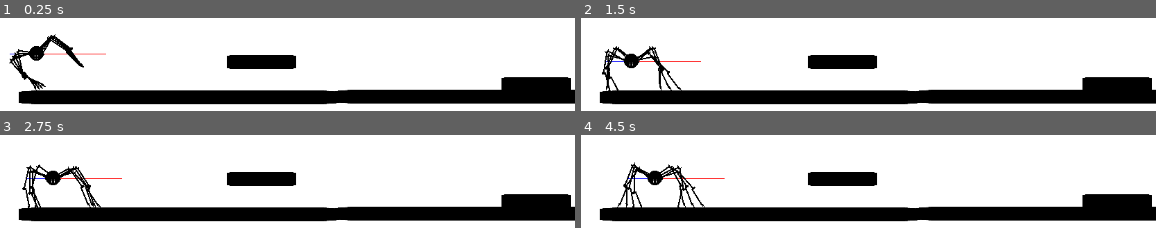
Above: before the commit, frames 1-4 (two rows, left to right).
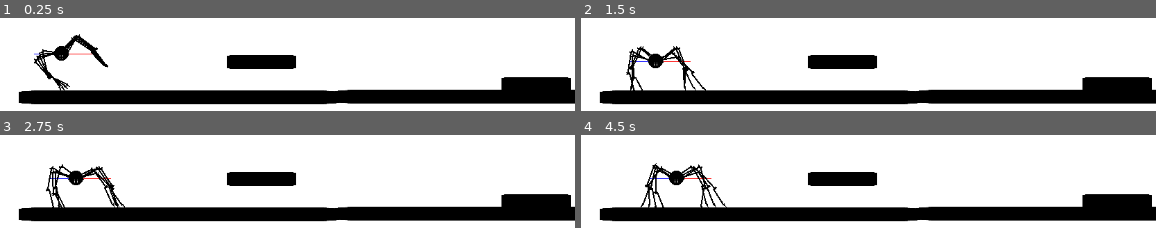
Above: after the commit, the same moments.

Repository: ArgonautAli/procedural-octopus
Game: Godot game, scene res://scene/level.tscn
Two runs of this game, one before a commit and one after it. Both use one fixed random seed, a clock stepped at 60 frames per second and the inputs below. The engine's default icon, where the game draws it, is replaced by a stand-in: a white triangle on a blue panel in a dark square.
Inputs (mouse positions are in pixels of both pictures, inside the frame that each line leads up to):
- Up to frame 1 (0.25 s): no input
- Up to frame 2 (1.5 s): move the mouse to (outside the picture) at 0.52 s; move the mouse to (598, 44) at 1.27 s
- Up to frame 3 (2.75 s): move the mouse to (outside the picture) at 2.02 s
- Up to frame 4 (4.5 s): move the mouse to (outside the picture) at 2.77 s; move the mouse to (995, 206) at 3.52 s; move the mouse to (outside the picture) at 4.27 s

The runs differ from the first frame. In frame 1, 3.0% of the frame differs, in the area x 1-19%, y 17-79%; in frame 2, 3.0%; in frame 3, 3.2%; in frame 4, 3.4%, in the area x 6-26%, y 29-79%.

Commit message:
feat: started ducking + rising

Diff:
--- a/scene/level.tscn
+++ b/scene/level.tscn
@@ -15,7 +15,7 @@
 
 [node name="Sprite2D" type="Sprite2D" parent="."]
 material = SubResource("CanvasItemMaterial_awb1t")
-position = Vector2(667, 280)
+position = Vector2(702.408, 280)
 scale = Vector2(-272.044, 140.213)
 texture = SubResource("GradientTexture2D_qspa1")
 
@@ -23,7 +23,7 @@
 position = Vector2(248, 263)
 
 [node name="CharacterBody2D" parent="." instance=ExtResource("1_5iios")]
-position = Vector2(42, 279)
+position = Vector2(77.4082, 279)
 
 [node name="Node2D" parent="." instance=ExtResource("2_x8glg")]
 position = Vector2(253, 371)
--- a/scene/spider.tscn
+++ b/scene/spider.tscn
@@ -53,7 +53,6 @@
 collide_with_areas = true
 
 [node name="FrontCheck" type="RayCast2D" parent="."]
-visible = false
 position = Vector2(68, 0)
 target_position = Vector2(0, 100)
 collide_with_areas = true
@@ -64,7 +63,17 @@
 collide_with_areas = true
 
 [node name="FrontMidCheck" type="RayCast2D" parent="."]
-target_position = Vector2(100, 0)
+target_position = Vector2(50, 0)
+collide_with_areas = true
+
+[node name="FrontUpCheck" type="RayCast2D" parent="."]
+position = Vector2(48, 0)
+target_position = Vector2(0, -10)
+collide_with_areas = true
+
+[node name="BodyUpCheck" type="RayCast2D" parent="."]
+position = Vector2(-8, 0)
+target_position = Vector2(0, -10)
 collide_with_areas = true
 
 [node name="BackMidCheck" type="RayCast2D" parent="."]
--- a/script/spider.gd
+++ b/script/spider.gd
@@ -9,6 +9,9 @@
 
 @onready var front_leg_node: Node2D = $FrontLegs
 @onready var back_leg_node: Node2D = $BackLegs
+
+@onready var front_up_check: RayCast2D = $FrontUpCheck
+@onready var body_up_check: RayCast2D = $BodyUpCheck
 
 var front_legs = []
 var back_legs = []
@@ -24,7 +27,7 @@
 var use_front = false
 
 @export var base_height := 40
-@export var duck_height := 70.0
+@export var duck_height := 85.0
 @export var rise_height := 40.0
 @export var smooth_height := 5.0
 
@@ -48,6 +51,9 @@
 func _draw() -> void:
 	draw_line(Vector2.ZERO, front_mid_check.target_position, Color.RED)
 	draw_line(Vector2.ZERO, back_mid_check.target_position, Color.BLUE)
+	draw_line(Vector2.ZERO, front_up_check.target_position, Color.BLUE)
+	draw_line(Vector2.ZERO, body_up_check.target_position, Color.RED)
+
 
 
 func _physics_process(delta):
@@ -62,16 +68,18 @@
 		move_vec.y = y_speed   # move downward to reach ground
 
 	if stay_down == true:
-		current_height = lerp(current_height, target_height, delta * smooth_height)
+		current_height = lerp(current_height, duck_height, delta * smooth_height)
 	# --- Bracing the pose based on what's ahead (new logic) ---
 	var moving_forward = dir.x >= 0.0
-	var obstacle_ahead = front_mid_check.is_colliding() if moving_forward else back_mid_check.is_colliding()
+	var obstacle_ahead = front_mid_check.is_colliding()  || body_up_check.is_colliding() || front_up_check.is_colliding() if moving_forward else back_mid_check.is_colliding()
 	var ledge_ahead    = !front_mid_check.is_colliding() if moving_forward else !back_mid_check.is_colliding()
 	if obstacle_ahead:
 		stay_down = true
 		target_height = duck_height
+		print("ducking: ", target_height)
 	elif ledge_ahead:
 		target_height = rise_height
+		stay_down = false
 	else:
 		target_height = base_height
 	current_height     = lerp(current_height, target_height, delta * smooth_height)
@@ -105,3 +113,5 @@
 	use_front = !use_front
 	var target = sensor.get_collision_point()
 	leg.step(target)
+
+# test
